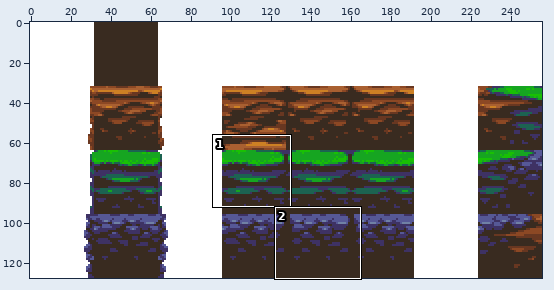
Two states of a sprite sheet, public_html/assets/terrain_tileset.png. The picture above shows the old version from afar; the outline marks the close-up.
Close-up. As it was:
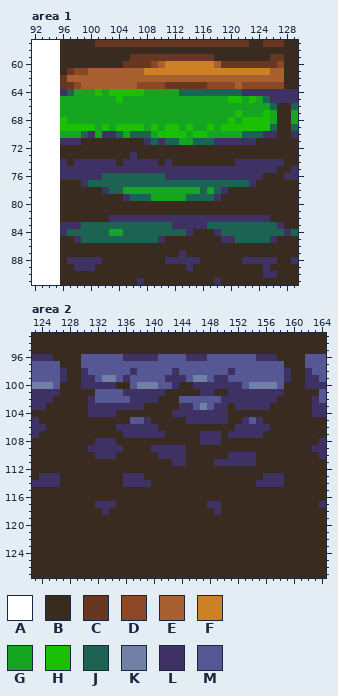
The file is 256x128 pixels. Shown: area 1: x 92..129, y 57..91; area 2: x 123..164, y 93..127.
Palette (. is transparent): A #ffffff  B #392b20  C #683721  D #8c4824  E #a96031  F #cd8024  G #16a521  H #19c004  J #1c6351  K #7081a5  L #3e3264  M #565896
Pixels before, area 1, first column x 92:
57 AAAABBBBBCCCCCCCCCCCCCCCCCCCCCCBBCCCBB
58 AAAABBBBBBBBBBBBBBBBBBBBBBBBBBBBBBBBBB
59 AAAABBBBBBBBBBCCCCCCCCCCCCBBBBBBBBCCBB
60 AAAABBBBBBBBBCCCCDEFFFFFFFECCCCCCCCDBB
61 AAAABCDDEEEEEEEEFFFFFFFFFFFFFFFFFFEEBB
62 AAAACEEEEEEEEEEEEEEEEEEEEEEEEEEEEEEEBB
63 AAAACCDEEEEEEEEDDDDCCCCCCDDDDEDDDDDDBB
64 AAAALJGGGHGHHHHHGGGGGJJJJJJJJJLLLLLLLL
65 AAAAGGGGGGGGHGGGGGGGGGGGGGGGHHGHGJLLLL
66 AAAAGGGGGGGGGGGGGGGGGGGGGGGGGGGGGGJBBJ
67 AAAAGGGGGGGGGGGGGGGGGGGGGGGGGHGGGHGBBG
68 AAAAHGGGGGGGGGGGGGGGGGGGGGGGHGHHHHGBBG
69 AAAAHHHHHGHGHHHHGHGHHGHGGHGHHHHHHHJBBJ
70 AAAAGGGJLGLLJGJJJGHHHHGHHGGGGGJJJLLBBL
71 AAAALLLBBBBBBBBBLJLJJGGJJJLLLLLLBBBBBB
72 AAAABBBBBBBBBBBBBBBBBBBBBBBBBBBBBBBBBB
73 AAAABBBBBBBBBBLBBBBBBBBBBBBBBBBBBBBBBB
74 AAAALBLLLLLLBLLLLLBLBBBBBBBBBLLLLLLLBB
75 AAAALLLLLLLLLLLLLLLLLLLLLLLLLLLLLLLBBL
76 AAAALLLLLLJJJJJJJJJLLLLLLLLLLLLLLBBBLL
77 AAAABBBLJJJJJJJJJJJJJJJJJJJJJJJLBBBBBB
78 AAAABBBBBBLJJGGGGGGGGGGGJGJLBBBBBBBBBB
79 AAAABBBBBBBBBLJJJGGGGGJJJJLBBBBBBBBBBB
80 AAAABBBBBBBBBBBBBBBBBBBBBBBBBBBBBBBBBB
81 AAAABBBBBBBBBBBBBBBBBBBBBBBBBBBBBBBBBB
82 AAAABBBBBBBLLLLLLLLLLLLLLLLLLLLLLLBBBB
83 AAAALLLJJJJJJJJJJJJJLLLLLJJJJJJJJJJLBB
84 AAAALJJJJJJGGJJJJJJJJJLBBBLJJJJJJJJJLJ
85 AAAABBLJJJJJJJJJJJLBBBBBBBBLLJJJJJLBBB
86 AAAABBBBBBBBBBBBBBBBBBBBBBBBBBBBBBBBBB
87 AAAABBBBBBBBBBBBBBBBBLBBBBBBBBBBBBBBBB
88 AAAABLLLLLBBBBBBBBBLLLLLBBBBBBLLLLLBBL
89 AAAABBLLLBBBBBBBBBBBBBLBBBBBBBBBBLBBBB
90 AAAABBBBBBBBBBBBBBBBBBBBBBBBBBBBBLLBBB
91 AAAABBBBBBBBBBBLBBBBBBBBBBLBBBBBBBBBBB
Pixels before, area 2, first column x 123:
 93 BBBBBBBBBBBBBBBBBBBBBBBBBBBBBBBBBBBBBBBBBB
 94 BBBBBBBBBBBBBBBBBBBBBBBBBBBBBBBBBBBBBBBBBB
 95 BBBBBBBBBBBBBBBBBBBBBBBBBBBBBBBBBBBBBBBBBB
 96 LLLBBBBMMMMMMLLLLLMMMMLLLMMMMMMMLLLBBBBMMM
 97 MMMMBBBMMMMMMMMMMMMMMMMMMMMMMMMMMMMMBBBMMM
 98 MMMMLBBLMMMMMMLMMMMMLMMMMMMMLMMMMMMMLBBLMM
 99 MMMMLBBLLMKKMLMMMMMLLLMKKMLLMMMMMMMMLBBLLM
100 KKKMBBBLLLLLBBMKKKMMLBBLLLLLLLMKKKKMBBBLLL
101 LLLLBBBBBMMMMLLLLLLBBBBBLLBBLLLLLLLLBBBBBM
102 LLLBBBBBLMMMMMLLLLBBBMMMMMMLLLLLLLLBBBBBLM
103 LLBBBBBBLLLLLLLLBBBBBLLMKMLLBLLLLLBBBBBBLL
104 BBBBBBBBLLLLBBBBBBBBLLLLLLLLBBBBBBBBBBBBLL
105 LBBBBBBBBBBBBBMMLBBBBBLLLLLLBBLMLBBBBBBBBB
106 LLBBBBBBBBBBLLLLLLBBBBBBBBBBBLLLLLBBBBBBBB
107 LBBBBBBBBBBBBLLLLLLBBBBBLLLBLLLLLBBBBBBBBB
108 BBBBBBBBBLLLBBBBBBBBBBBBLLLBBBBBBBBBBBBBBL
109 BBBBBBBBLLLLLBBBBLLLLLBBBBBBBBBBBBBBBBBBLL
110 BBBBBBBBBLLLBBBBBBLLLLBBBBBBLLLLBBBBBBBBBL
111 BBBBBBBBBBBBBBBBBBBBLLBBBBLLLLLLBBBBBBBBBB
112 BBBBBBBBBBBBBBBBBBBBBBBBBBBBBBBBBBBBBBBBBB
113 BLLLBBBBBBBBBLLLBBBBBBBBBBBBBBBBBLLLBBBBBB
114 LLLLBBBBBBBBBLLLLBBBBBBBBBBBBBBBLLLLBBBBBB
115 BBBBBBBBBBBBBBBBBBBBBBBBBBBBBBBBBBBBBBBBBB
116 BBBBBBBBBBBBBBBBBBBBBBBBBBBBBBBBBBBBBBBBBB
117 BBBBBBBBBLLLBBBBBBBBBBBBBLLBBBBBBBBBBBBBBL
118 BBBBBBBBBBLBBBBBBBBBBBBBBBLBBBBBBBBBBBBBBB
119 BBBBBBBBBBBBBBBBBBBBBBBBBBBBBBBBBBBBBBBBBB
120 BBBBBBBBBBBBBBBBBBBBBBBBBBBBBBBBBBBBBBBBBB
121 BBBBBBBBBBBBBBBBBBBBBBBBBBBBBBBBBBBBBBBBBB
122 BBBBBBBBBBBBBBBBBBBBBBBBBBBBBBBBBBBBBBBBBB
123 BBBBBBBBBBBBBBBBBBBBBBBBBBBBBBBBBBBBBBBBBB
124 BBBBBBBBBBBBBBBBBBBBBBBBBBBBBBBBBBBBBBBBBB
125 BBBBBBBBBBBBBBBBBBBBBBBBBBBBBBBBBBBBBBBBBB
126 BBBBBBBBBBBBBBBBBBBBBBBBBBBBBBBBBBBBBBBBBB
127 BBBBBBBBBBBBBBBBBBBBBBBBBBBBBBBBBBBBBBBBBB
The result:
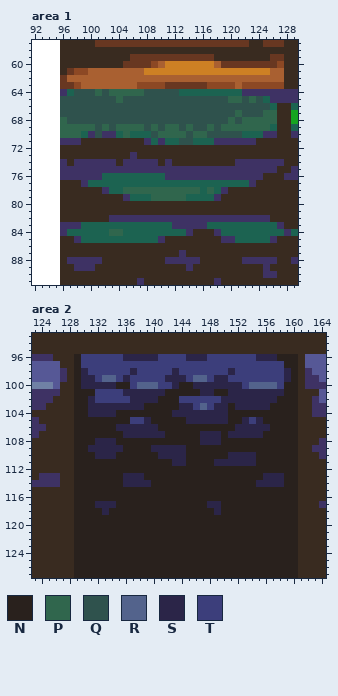
Colours new in this view: N #29211d  P #30664d  Q #2f524d  R #53638c  S #2b2548  T #3c3e7b
Difference:
Changed rows in their new state; - is an unchanged pixel.
Area 1:
first column x 96:
64 --QQQPQPPPPPQQQQQ--------------
65 QQQQQQQQPQQQQQQQQQQQQQQQPPQPQ--
66 QQQQQQQQQQQQQQQQQQQQQQQQQQQQQQ-
67 QQQQQQQQQQQQQQQQQQQQQQQQQPQQQPP
68 PQQQQQQQQQQQQQQQQQQQQQQQPQPPPPP
69 PPPPPQPQPPPPQPQPPQPQQPQPPPPPPP-
70 PPP--Q---P---QPPPPQPPQQQQQ-----
71 -----------------QQ------------
first column x 105:
78 PPPPPPPPPPP-P
79 ----PPPPP----
first column x 103:
84 PP
Area 2:
first column x 129:
 96 NTTTTTTSSSSSTTTTSSSTTTTTTTSSSNNN
 97 NTTTTTTTTTTTTTTTTTTTTTTTTTTTTTNN
 98 NSTTTTTTSTTTTTSTTTTTTTSTTTTTTTSN
 99 NSSTRRTSTTTTTSSSTRRTSSTTTTTTTTSN
100 NSSSSSNNTRRRTTSNNSSSSSSSTRRRRTNN
101 NNNTTTTSSSSSSNNNNNSSNNSSSSSSSSNN
102 NNSTTTTTSSSSNNNTTTTTTSSSSSSSSNNN
103 NNSSSSSSSSNNNNNSSTRTSSNSSSSSNNNN
104 NNSSSSNNNNNNNNSSSSSSSSNNNNNNNNNN
105 NNNNNNNNTTSNNNNNSSSSSSNNSTSNNNNN
106 NNNNNNSSSSSSNNNNNNNNNNNSSSSSNNNN
107 NNNNNNNSSSSSSNNNNNSSSNSSSSSNNNNN
108 NNNSSSNNNNNNNNNNNNSSSNNNNNNNNNNN
109 NNSSSSSNNNNSSSSSNNNNNNNNNNNNNNNN
110 NNNSSSNNNNNNSSSSNNNNNNSSSSNNNNNN
111 NNNNNNNNNNNNNNSSNNNNSSSSSSNNNNNN
112 NNNNNNNNNNNNNNNNNNNNNNNNNNNNNNNN
113 NNNNNNNSSSNNNNNNNNNNNNNNNNNSSSNN
114 NNNNNNNSSSSNNNNNNNNNNNNNNNSSSSNN
115 NNNNNNNNNNNNNNNNNNNNNNNNNNNNNNNN
116 NNNNNNNNNNNNNNNNNNNNNNNNNNNNNNNN
117 NNNSSSNNNNNNNNNNNNNSSNNNNNNNNNNN
118 NNNNSNNNNNNNNNNNNNNNSNNNNNNNNNNN
119 NNNNNNNNNNNNNNNNNNNNNNNNNNNNNNNN
120 NNNNNNNNNNNNNNNNNNNNNNNNNNNNNNNN
121 NNNNNNNNNNNNNNNNNNNNNNNNNNNNNNNN
122 NNNNNNNNNNNNNNNNNNNNNNNNNNNNNNNN
123 NNNNNNNNNNNNNNNNNNNNNNNNNNNNNNNN
124 NNNNNNNNNNNNNNNNNNNNNNNNNNNNNNNN
125 NNNNNNNNNNNNNNNNNNNNNNNNNNNNNNNN
126 NNNNNNNNNNNNNNNNNNNNNNNNNNNNNNNN
127 NNNNNNNNNNNNNNNNNNNNNNNNNNNNNNNN
